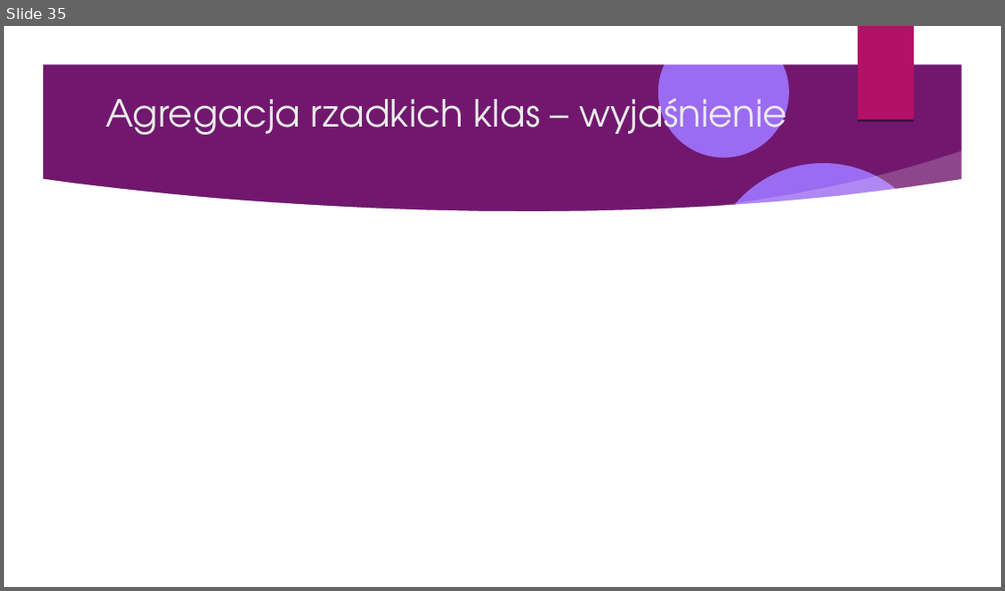
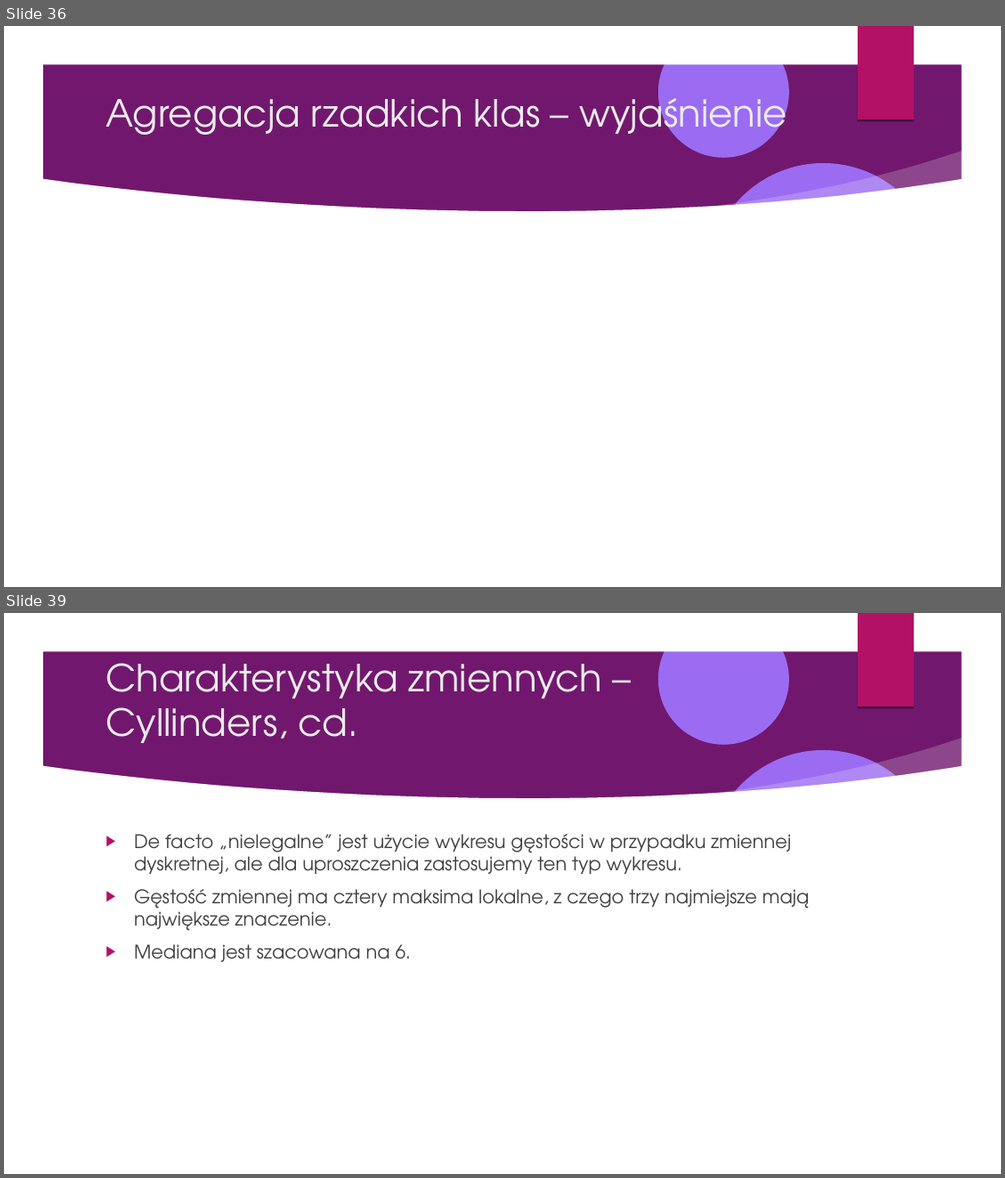
Before and after one commit to Pawel-Tomasz-Nowak/Scientific-collaboration, a slide deck: EmissionAnalysis/Prezentacja projektu.odp. Shown one above the other, each under a label of ours: slide 35 before the commit, slides 36 and 39 after it; the slides between them are not shown. The pictures are 1005x591 and 1005x1178 pixels, drawn with LibreOffice and Linux fonts; fonts in the diff are those of the drawing; background and template pictures are left out. Boxes give left, top, right and bottom in pixels: in the first picture for what was removed or moved away, otherwise in the second. Text is boxed around its words. In the diff, an @@ line names an element or a change of style, - is before the commit and + after.

```diff
--- a/EmissionAnalysis/Prezentacja projektu.odp
+++ b/EmissionAnalysis/Prezentacja projektu.odp
@@ slide 39 added at (4,613,1001,1174), background picture (left out); not listed: 9 template elements that a slide beside it also shows @@
@@ title added at (105,663,602,743), 36 pt, text #EBEBEB @@
+Charakterystyka zmiennych – Cyllinders, cd.
@@ text added at (134,834,809,962), 18 pt, text #404040 @@
+▶ De facto „nielegalne” jest użycie wykresu gęstości w przypadku zmiennej dyskretnej, ale dla uproszczenia zastosujemy ten typ wykresu.
+▶ Gęstość zmiennej ma cztery maksima lokalne, z czego trzy najmiejsze mają największe znaczenie.
+▶ Mediana jest szacowana na 6.
@@ what was slide 35 is now slide 36 @@
```
Also in this commit, not shown: 2 slides changed, 10 other slides added, 6 slides removed, 3 other files.
